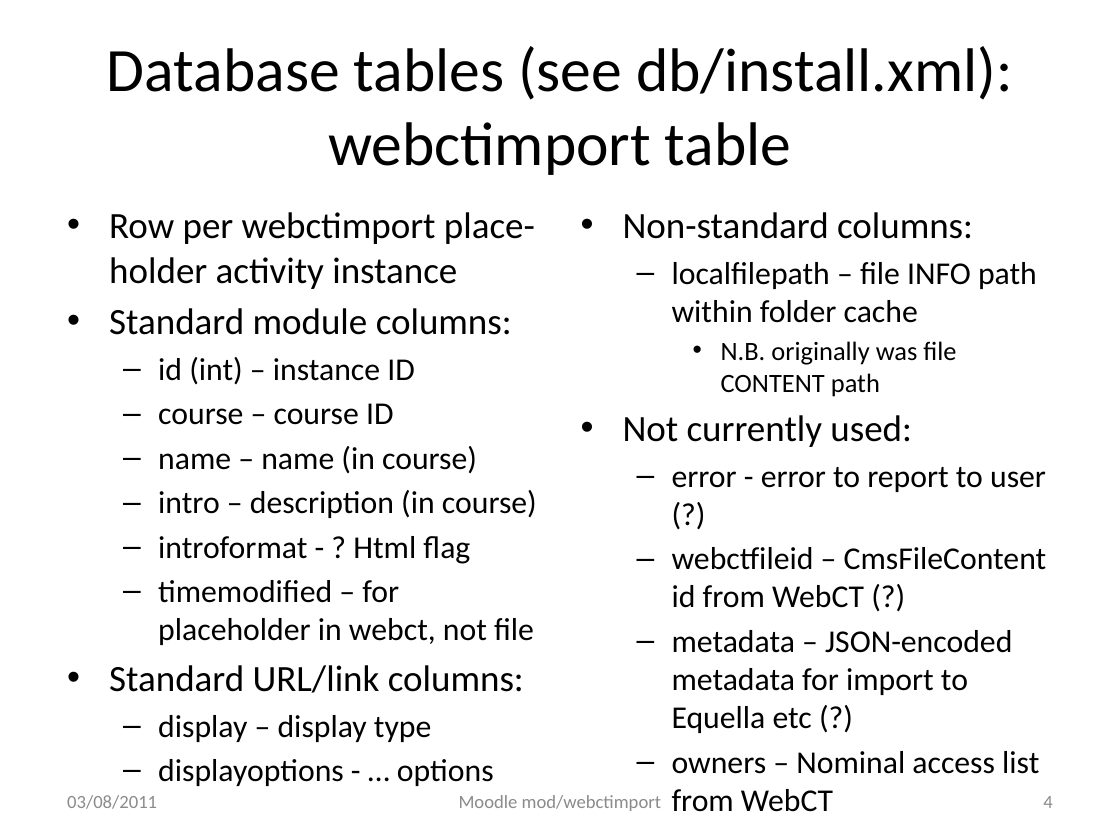
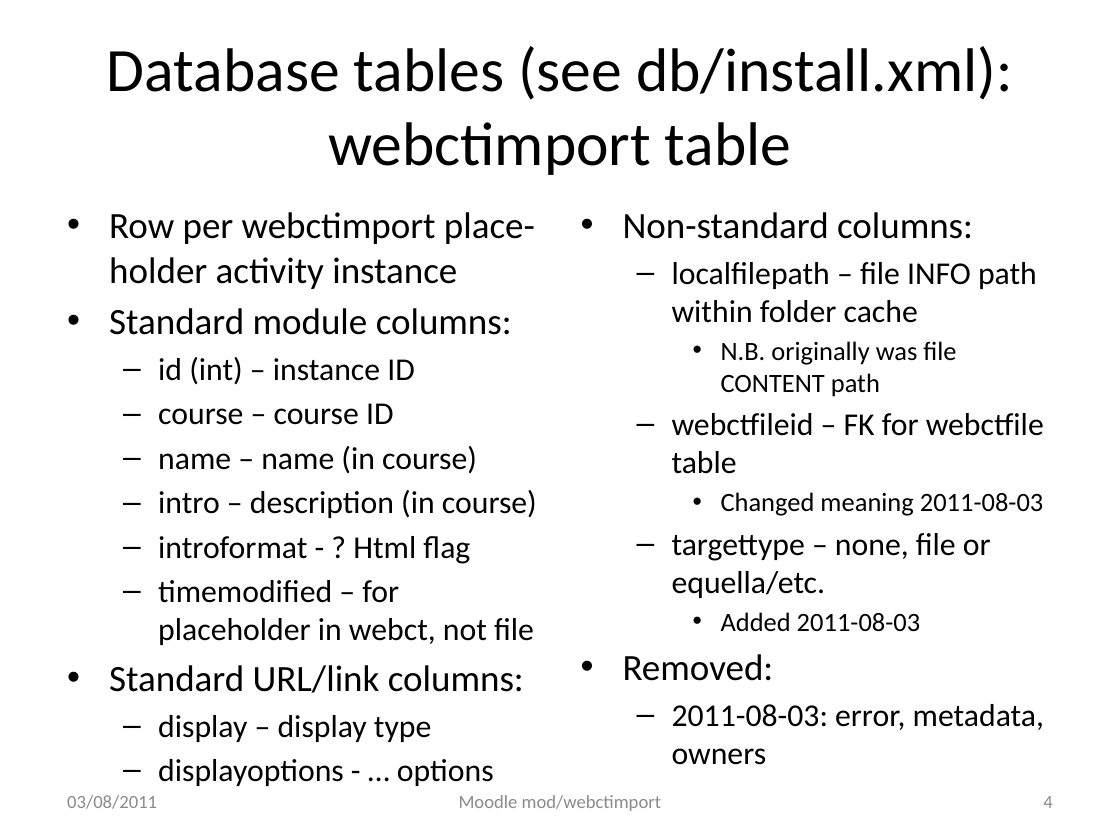
Before and after one commit to cgreenhalgh/mod_webctimport, a slide deck: slide 4 of docs/readme_development.pptx. Drawn at 1120x840 pixels with LibreOffice and Linux fonts; fonts in the diff are those of the drawing. Boxes give left, top, right and bottom in pixels: in the first picture for what was removed or moved away, otherwise in the second. Text is boxed around its words. In the diff, an @@ line names an element or a change of style, - is before the commit and + after.

```diff
--- a/docs/readme_development.pptx
+++ b/docs/readme_development.pptx
@@ text at <box>623,413,1044,730</box>: text changed @@
-• Not currently used:
-  – error - error to report to user (?)
-  – webctfileid – CmsFileContent id from WebCT (?)
-  – metadata – JSON-encoded metadata for import to Equella etc (?)
-  – owners – Nominal access list from WebCT
+  – webctfileid – FK for webctfile table
+    • Changed meaning 2011-08-03
+  – targettype – none, file or equella/etc.
+    • Added 2011-08-03
+• Removed:
+  – 2011-08-03: error, metadata, owners
```
Also in this commit, not shown: 2 other slides changed, 1 other file.
